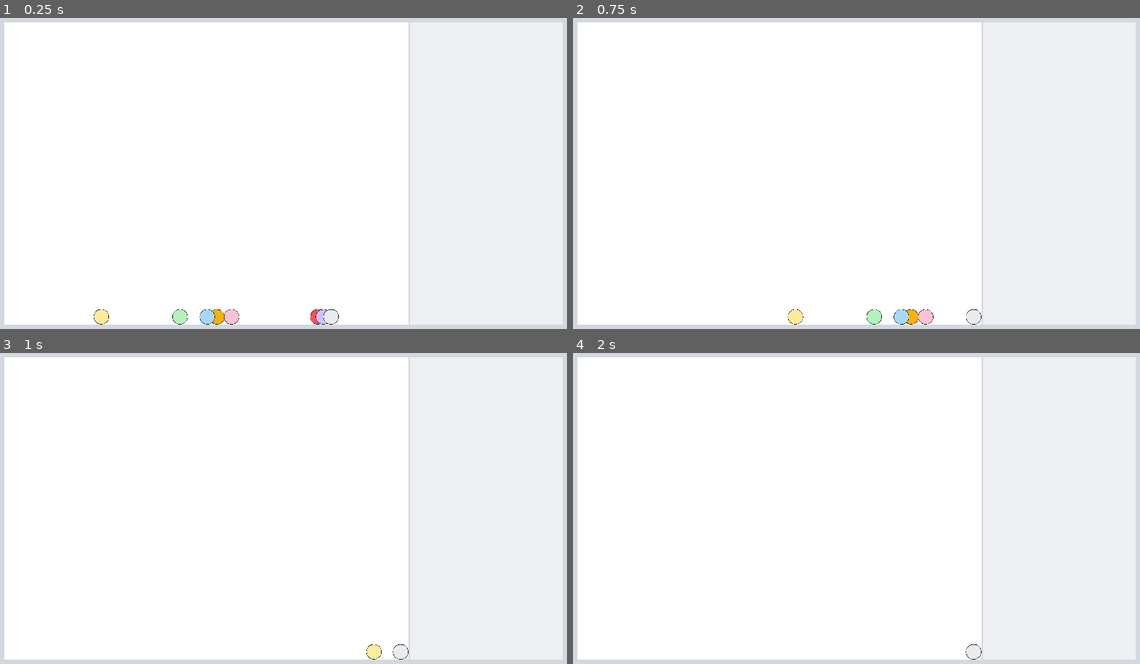
Above: before the commit, frames 1-4 (two rows, left to right).
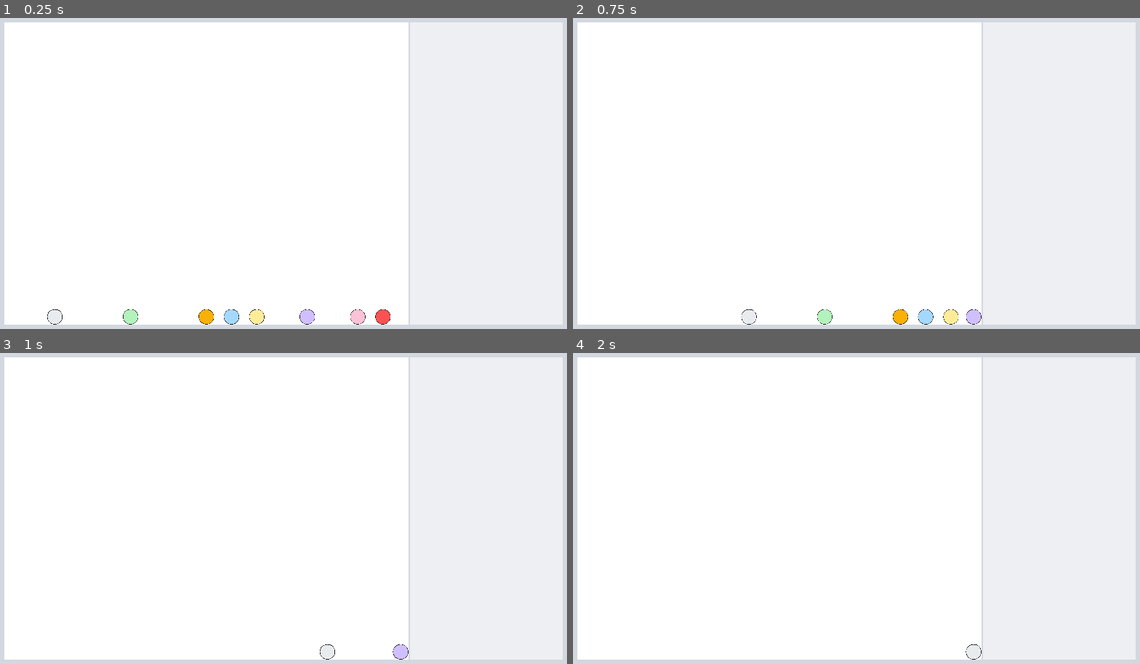
Above: after the commit, the same moments.

Repository: 0x42697262/Danmaku-Deconstruction
Game: Godot game, scene res://scenes/world/gameplay.tscn
Same seed, same stepped clock (60 frames per second), same inputs: the game is played once before the commit and once after it. This scene is started directly instead of the project's main scene.
Inputs:
- Up to frame 1 (0.25 s): no input
- Up to frame 2 (0.75 s): tap Enter (ui_accept) at 0.5 s; hold D (move_right) from 0.53 s (still down); hold J (move_dash) from 0.53 s (still down)
- Up to frame 3 (1 s): keep holding D (move_right); keep holding J (move_dash); tap Enter (ui_accept) at 0.77 s
- Up to frame 4 (2 s): keep holding D (move_right); release J (move_dash) at 1.28 s; tap Shift (move_focus) at 1.35 s; tap Enter (ui_accept) at 1.52 s

The runs differ from the first frame. In frame 1, 1.1% of the frame differs, in the area x 8-69%, y 93-99%; in frame 2, 0.8%; in frame 3, 0.2%; in frame 4, nothing differs.

Commit message:
added randomizer for player location

Diff:
--- a/scenes/_temp(for_deletion)/play_area_container.gd
+++ /dev/null
@@ -1,17 +0,0 @@
-extends VBoxContainer
-
-
-# Called when the node enters the scene tree for the first time.
-func _ready():
-	var lobby = get_node("/root/Lobby")
-	var players = lobby.players
-	var i = 0
-	for player in players:
-		add_child(player)
-		player.position = Vector2(randi_range(30,770), 598)
-		i+=1
-	print('succesfully added players: ', i)
-
-# Called every frame. 'delta' is the elapsed time since the previous frame.
-func _process(delta):
-	pass
--- a/scenes/world/gameplay.tscn
+++ b/scenes/world/gameplay.tscn
@@ -1,6 +1,6 @@
 [gd_scene load_steps=2 format=3 uid="uid://de3fcc1ng16a7"]
 
-[ext_resource type="Script" path="res://scenes/_temp(for_deletion)/play_area_container.gd" id="1_q075y"]
+[ext_resource type="Script" path="res://scenes/world/play_area_container.gd" id="1_os3t6"]
 
 [node name="gameplay" type="Control"]
 layout_mode = 3
@@ -45,7 +45,7 @@
 [node name="play_area_container" type="VBoxContainer" parent="hud/game_action_container"]
 custom_minimum_size = Vector2(800, 598)
 layout_mode = 2
-script = ExtResource("1_q075y")
+script = ExtResource("1_os3t6")
 
 [node name="ColorRect" type="ColorRect" parent="hud/game_action_container/play_area_container"]
 custom_minimum_size = Vector2(0, 598)
--- /dev/null
+++ b/scenes/world/play_area_container.gd
@@ -0,0 +1,23 @@
+extends VBoxContainer
+
+
+func _ready():
+	var lobby = get_node("/root/Lobby")
+
+	var players = lobby.players
+	add_players(players)
+
+
+## Adds new player as a child to the play area
+func add_players(players):
+	var spots: Array = [50, 100, 150, 200, 250, 300, 350, 400, 450, 500, 550,
+						600, 650, 700, 750]
+	spots.shuffle()
+
+	var i = 0
+	for player in players:
+		add_child(player)
+		var location = spots.pop_back()
+		player.position = Vector2(location, 598)
+		i+=1
+	print('succesfully added players: ', i)
